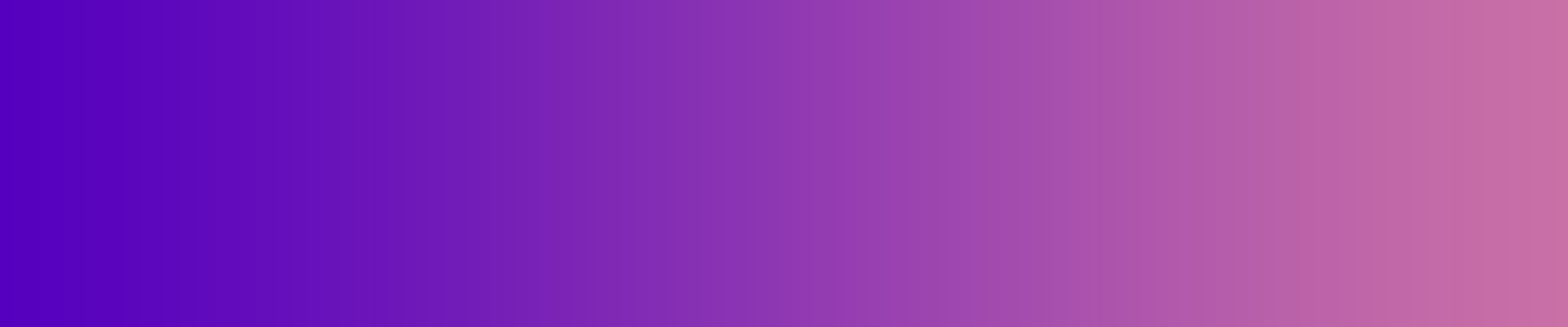
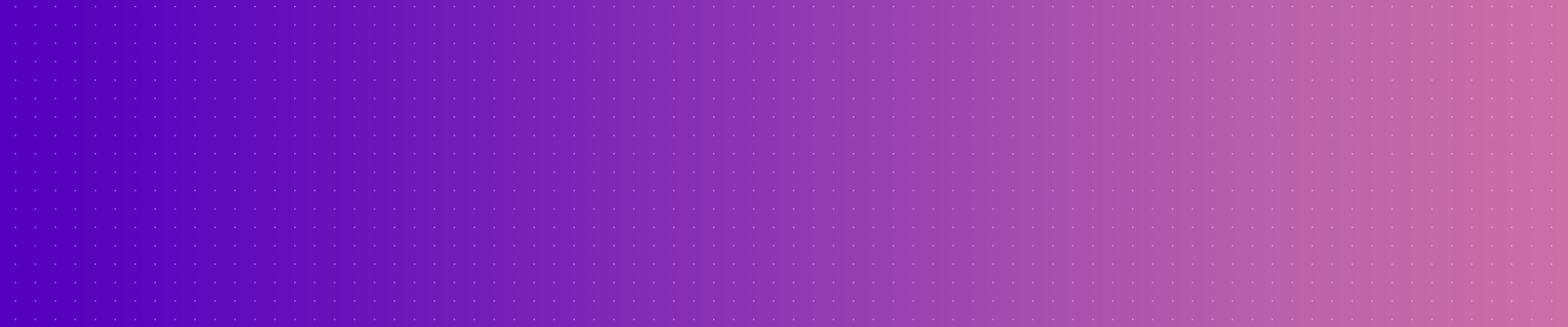
Layered file, before and after one edit (1568px x 327px). Changes by layer:
added layer "dots" (30%) above "bg" over [14, 5, 1553, 321]
